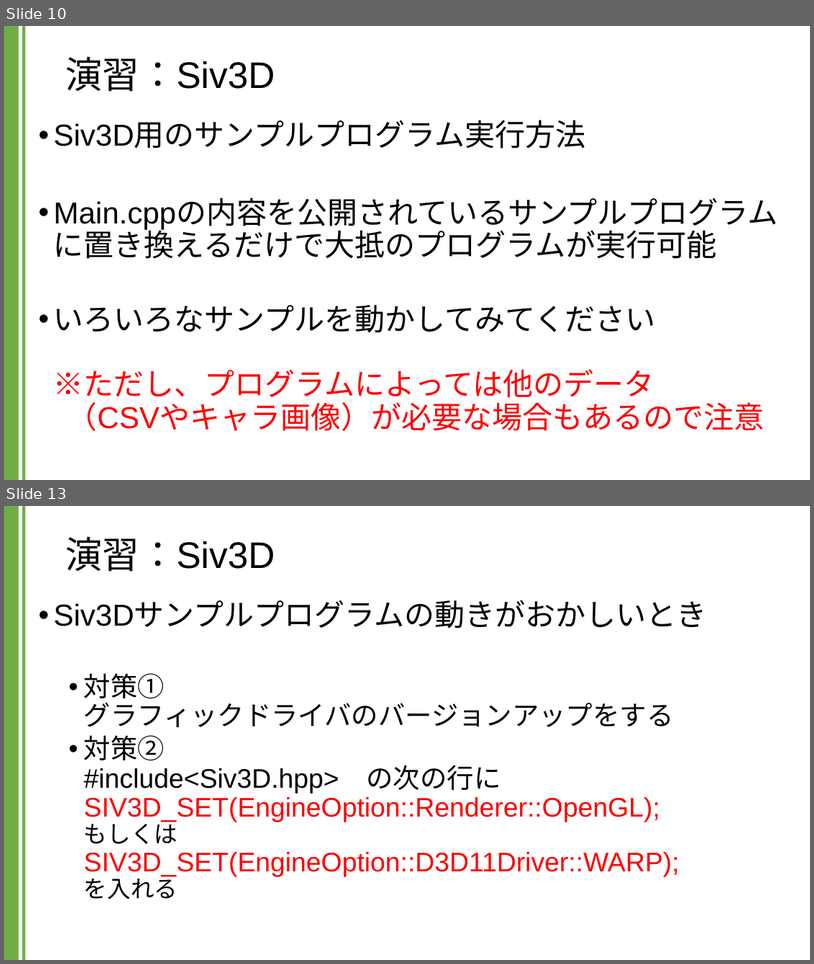
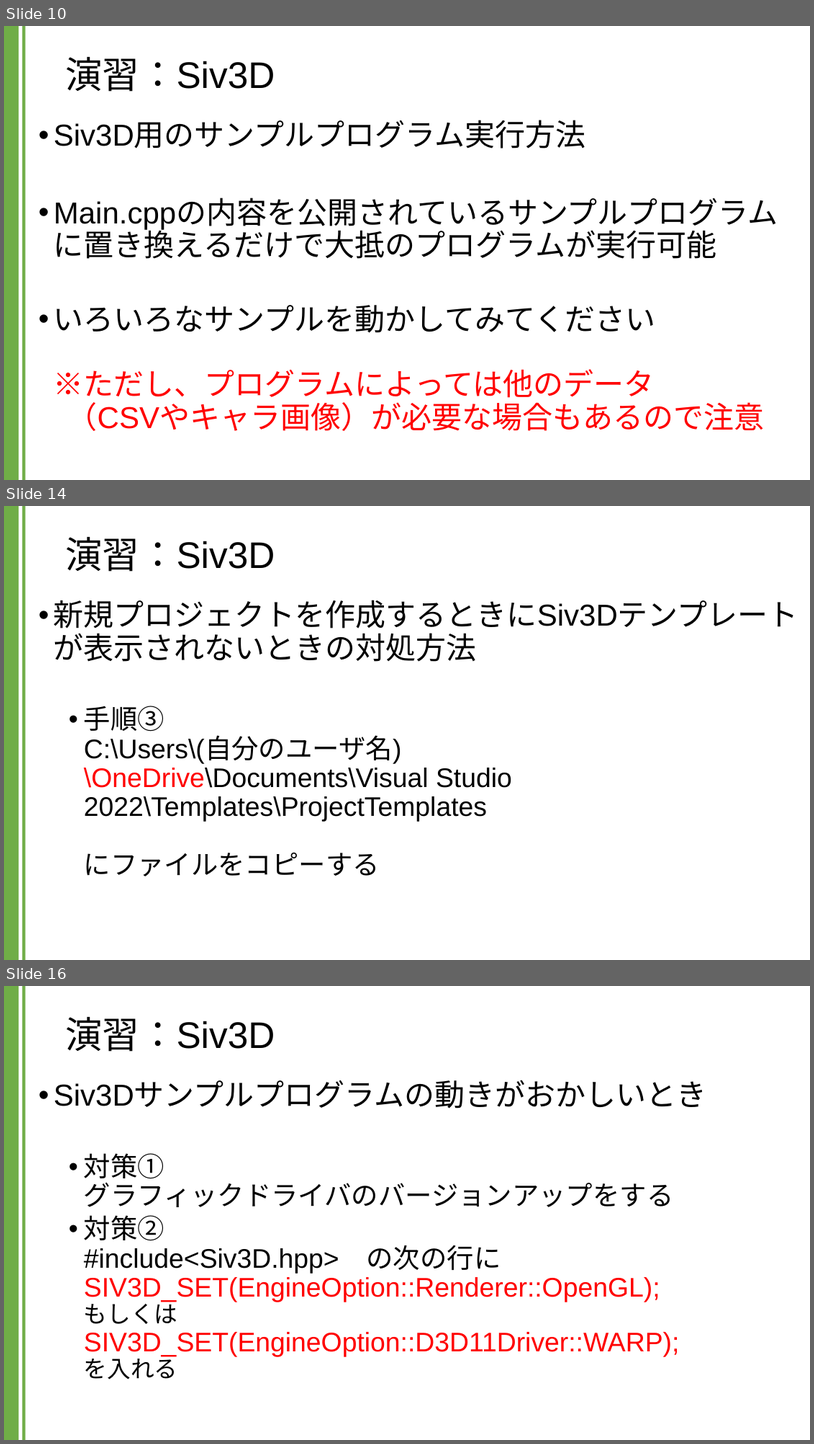
Before and after one commit to kic-murata/cpp2024, a slide deck: 授業資料/演習課題：Siv3D.pptx. Shown one above the other, each under a label of ours: slides 10 and 13 before the commit, slides 10, 14 and 16 after it; the slides between them are not shown. The pictures are 814x964 and 814x1444 pixels, drawn with LibreOffice and Linux fonts; fonts in the diff are those of the drawing; background and template pictures are left out. Boxes give left, top, right and bottom in pixels: in the first picture for what was removed or moved away, otherwise in the second. Text is boxed around its words. In the diff, an @@ line names an element or a change of style, - is before the commit and + after.

```diff
--- a/授業資料/演習課題：Siv3D.pptx
+++ b/授業資料/演習課題：Siv3D.pptx
@@ slide 14 added at [4,506,810,960], background #FFFFFF; not listed: 2 template elements that a slide beside it also shows @@
@@ title added at [65,537,275,572], 44 pt, text #000000 @@
+演習：Siv3D
@@ text added at [54,600,799,876], 32 pt, text #000000 @@
+• 新規プロジェクトを作成するときにSiv3Dテンプレートが表示されないときの対処方法
+  • 手順③
+    C:\Users\(自分のユーザ名)
+    \OneDrive\Documents\Visual Studio 2022\Templates\ProjectTemplates
+    にファイルをコピーする
@@ what was slide 13 is now slide 16 @@
```
Also in this commit, not shown: 5 slides changed, 5 other slides added.
